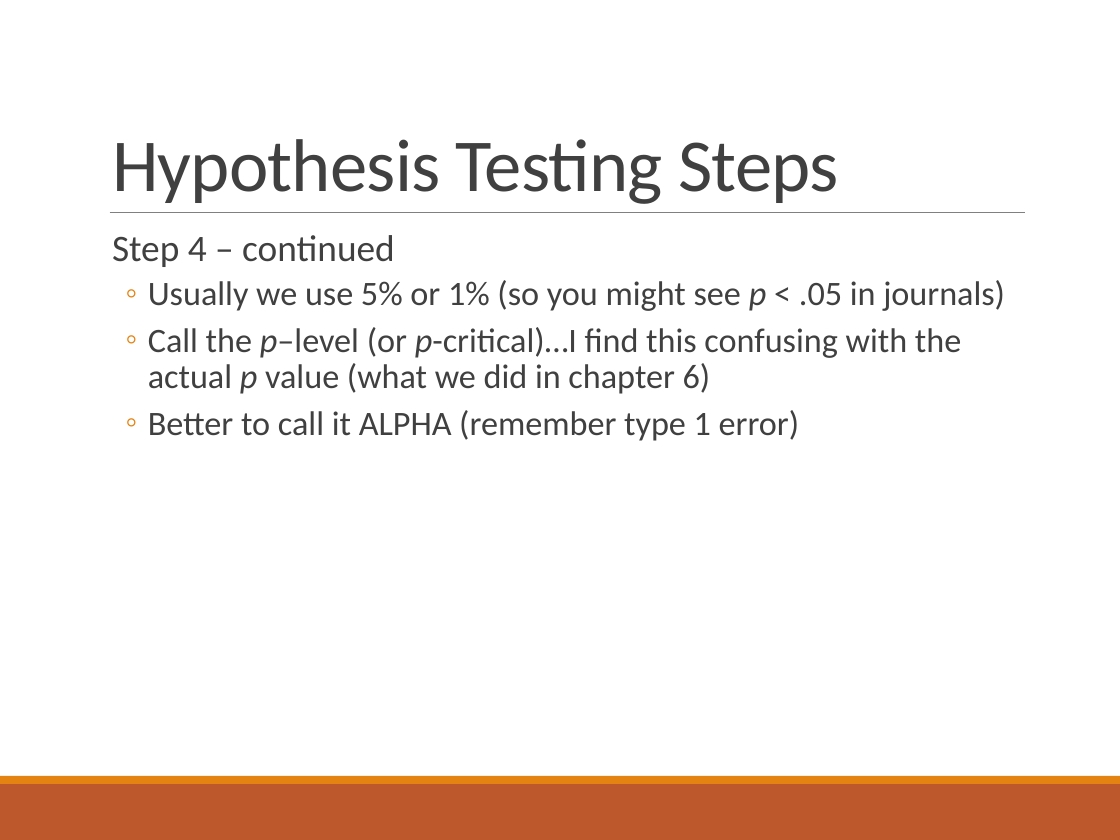
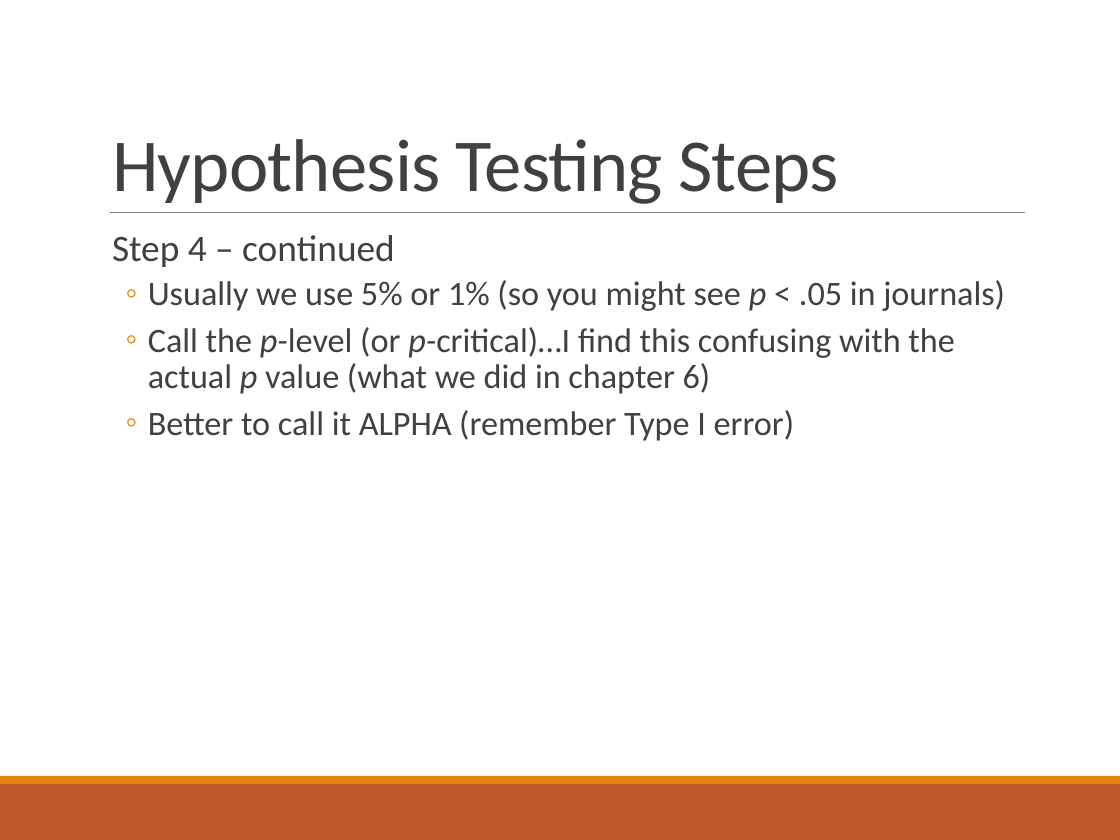
Before and after one commit to doomlab/PSY-200, a slide deck: slide 23 of Fall2018 Lecture Notes/Chapter 7 Lecture.pptx. Drawn at 1120x840 pixels with LibreOffice and Linux fonts; fonts in the diff are those of the drawing. Boxes give left, top, right and bottom in pixels: in the first picture for what was removed or moved away, otherwise in the second. Text is boxed around its words. In the diff, an @@ line names an element or a change of style, - is before the commit and + after.

```diff
--- a/Fall2018 Lecture Notes/Chapter 7 Lecture.pptx
+++ b/Fall2018 Lecture Notes/Chapter 7 Lecture.pptx
@@ text at [148,327,954,441]: text changed @@
-  ◦ Call the p–level (or p-critical)…I find this confusing with the actual p value (what we did in chapter 6)
-  ◦ Better to call it ALPHA (remember type 1 error)
+  ◦ Call the p-level (or p-critical)…I find this confusing with the actual p value (what we did in chapter 6)
+  ◦ Better to call it ALPHA (remember Type I error)
```
Also in this commit, not shown: 17 other slides changed, 1 slide added, 1 other file.
